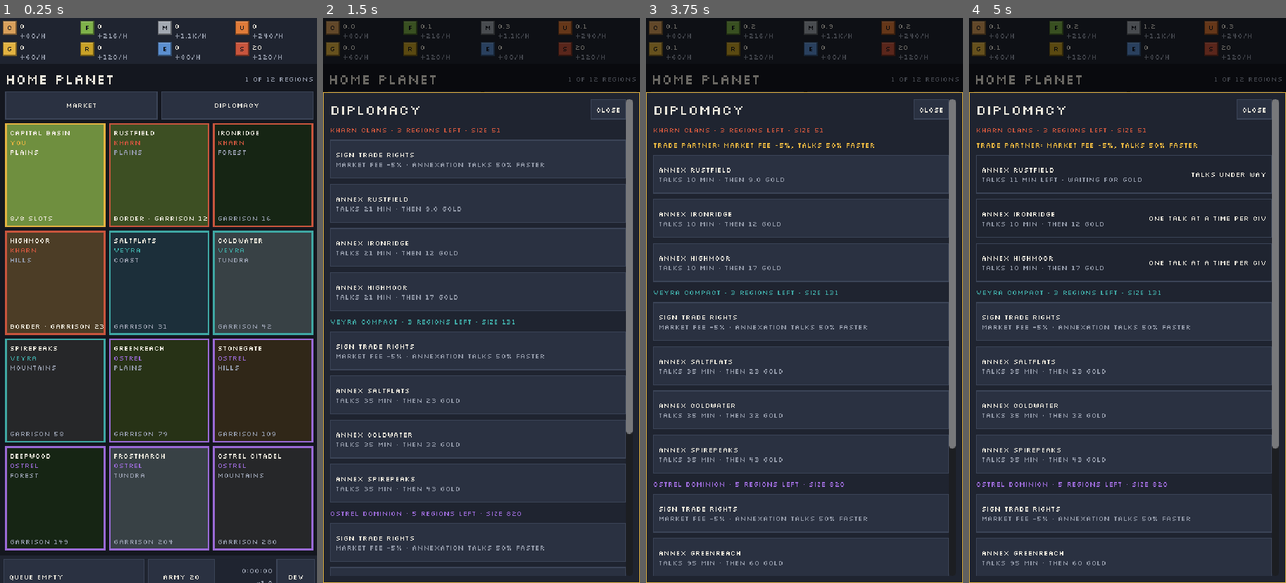
Above: before the commit, frames 1-4 (left to right).
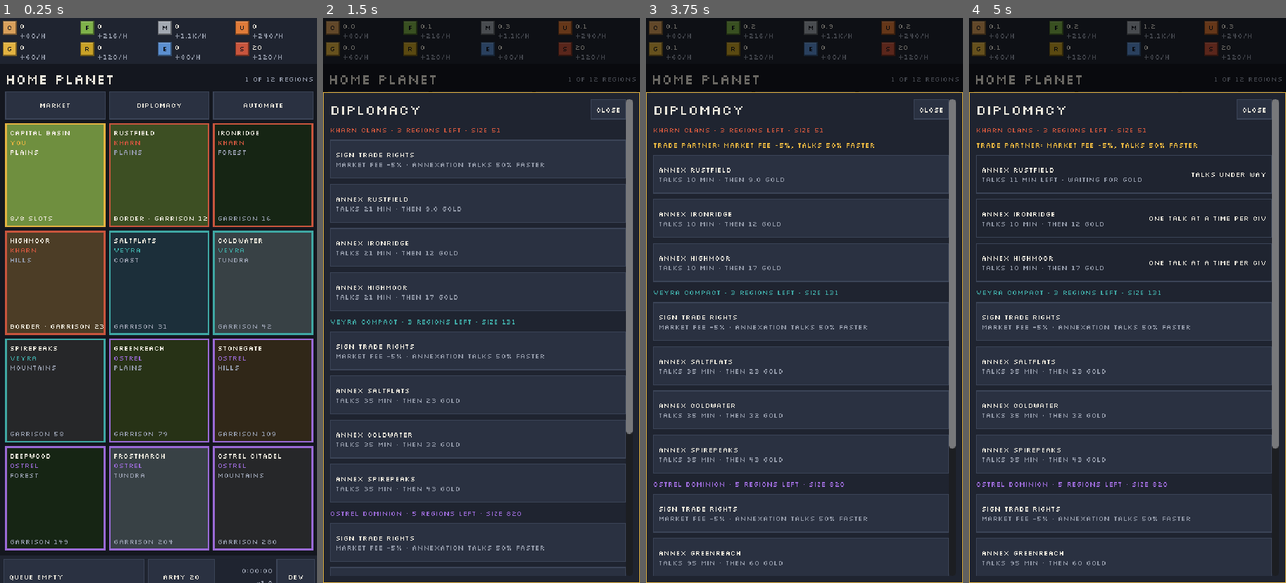
Above: after the commit, the same moments.

Repository: esa18098-lab/mobile-idle-sim
Game: Godot game, scene res://scenes/main.tscn
Same seed, same stepped clock (60 frames per second), same inputs: the game is played once before the commit and once after it.
Inputs (mouse positions are in pixels of both pictures, inside the frame that each line leads up to):
- Up to frame 1 (0.25 s): no input
- Up to frame 2 (1.5 s): click "Market" at 0.5 s; click "Diplomacy" at 1.25 s
- Up to frame 3 (3.75 s): click (909, 102) at 2 s, where only the run after the commit has a clickable "Automate"; click "Army 20" at 2.75 s; click (703, 176) at 3.5 s
- Up to frame 4 (5 s): click (1127, 176) at 4.25 s

The runs differ from the first frame. In frame 1, 0.3% of the frame differs, in the area x 12-90%, y 13-18%; in frame 2, less than 0.1%; in frame 3, less than 0.1%; in frame 4, less than 0.1%.

Commit message:
Milestone 8: automation; milestone 9 prep
- Automate sheet: auto-build to the Build Plan (row by regions held),
  focus picks which buildings get upgraded first, auto-attack on the
  weakest border region, auto-reinforce; all run offline and save
- Planet falls in ~3.8 h on automation alone, raids on, no region view
- Planet-won screen, conquest wall-clock stamps, Copy playtest log
- 'Android (Play)' export preset (Gradle, AAB); README release steps
- Pop-ups layer under sheets and clear on a new game
- 279 tests

Co-Authored-By: Claude Opus 5.5 <noreply@anthropic.com>
Claude-Session: https://claude.ai/code/session_014zrWYpqpnmhgDzUsSdW8W1

Diff:
--- a/scripts/game/game.gd
+++ b/scripts/game/game.gd
@@ -73,6 +73,7 @@
 	var soldiers_before: float = sim.soldiers
 	var first_event: int = sim.events.size()
 	sim.catch_up(seconds / 3600.0)
+	_stamp_events()
 	var gained := {}
 	for k in sim.res:
 		gained[k] = sim.res[k] - before[k]
@@ -132,6 +133,7 @@
 		return
 	_acc -= ticks
 	sim.advance(ticks * Sim.TICK_HOURS)
+	_stamp_events()
 	ticked.emit()
 	if _structure() != _signature:
 		_emit_changed()
@@ -188,6 +190,12 @@
 
 func cmd_withdraw(region_idx: int, n: int) -> bool:
 	return _after(sim.withdraw(region_idx, n))
+
+
+func cmd_automation(key: String, value) -> void:
+	sim.automation[key] = value
+	sim._automation_due = sim.hours   # act on it right away
+	_emit_changed()
 
 
 func cmd_auto_reinforce(on: bool) -> void:
@@ -223,6 +231,15 @@
 
 # --- internals ---------------------------------------------------------------
 
+## Wall-clock stamps on new events, for the playtest log.
+func _stamp_events() -> void:
+	var now := now_unix()
+	for i in range(sim.events.size() - 1, -1, -1):
+		if sim.events[i].has("unix"):
+			break
+		sim.events[i]["unix"] = now
+
+
 func _garrisons() -> int:
 	var t := 0.0
 	for reg in sim.regions:
@@ -252,4 +269,4 @@
 	for reg in sim.regions:
 		if reg.owner == Sim.PLAYER:
 			owned += 1 << reg.index
-	return "%d|%d|%d|%d|%d|%d" % [sim.buildings.size(), levels, …(134 unchanged characters)… , roundi(sim.soldiers), _garrisons()] + "|%d" % (sim.annexes.size() + sim.civs.values().filter(func(c): return c.trade).size() * 100)
+	return "%d|%d|%d|%d|%d|%d" % [sim.buildings.size(), levels, …(134 unchanged characters)… , roundi(sim.soldiers), _garrisons()] + str(sim.automation) + "|%d" % (sim.annexes.size() + sim.civs.values().filter(func(c): return c.trade).size() * 100)
--- a/scripts/sim/sim.gd
+++ b/scripts/sim/sim.gd
@@ -48,6 +48,21 @@
 var offline_losses := 0           ## regions lost during the current absence
 var rng := RandomNumberGenerator.new()
 const RNG_SEED := 20261118
+
+# --- automation (milestone 8): standing orders that play the planet for you ----
+## build: keep the economy on the sheet's Build Plan for your next target.
+## focus: which buildings get upgraded first (balanced, military, industry, food).
+## attack: train for and take the weakest region on your border, one at a time.
+var automation := {"build": false, "focus": "balanced", "attack": false, "on_capture": "Occupy"}
+const FOCUS_TYPES := {
+	"balanced": [],
+	"military": ["barracks", "factory_rations", "factory_equipment", "home"],
+	"industry": ["mine", "fuel_extractor"],
+	"food": ["farm", "home"],
+}
+const AUTOMATION_EVERY_HOURS := 10.0 / 3600.0
+var _automation_due := 0.0
+var planet_won_at := -1.0      ## game hours when the last region became yours
 
 # --- derived, cached ---------------------------------------------------------
 var _rates_dirty := true
@@ -838,7 +853,13 @@
 
 
 func _resolve_events() -> void:
+	if planet_won_at < 0.0 and regions.all(func(r): return r.owner == PLAYER):
+		planet_won_at = hours
+		_log("Home planet won in %.2f h" % hours, "planet_won")
 	_maybe_launch_npc_attack()
+	if hours >= _automation_due:
+		_automation_due = hours + AUTOMATION_EVERY_HOURS
+		_automate()
 	for raid in npc_raids.duplicate():
 		if raid.battle_ends_at < 0.0 and hours + 1e-9 >= raid.warning_ends_at:
 			_raid_warning_over(raid)
@@ -896,6 +917,100 @@
 
 
 # =============================================================================
+# Automation
+# =============================================================================
+
+## The Build Plan row automation follows. Row N is the economy for attacking
+## with N-1 regions held, so it goes by how many you hold, in whatever order
+## you took them.
+func automation_step() -> int:
+	var held := 0
+	for reg in regions:
+		if reg.owner == PLAYER:
+			held += 1
+	return clampi(held + 1, 2, regions.size())
+
+
+func _automate() -> void:
+	if automation.build and queue.is_empty():
+		_auto_build()
+	if automation.attack:
+		_auto_attack()
+
+
+func _auto_build() -> void:
+	var plan := plan_for_region(automation_step())
+	for type in plan.counts:
+		if count_type(type) >= plan.counts[type]:
+			continue
+		var where := _auto_slot()
+		if where > 0:
+			queue_build(type, where)
+			return
+	var total := 0
+	for bd in buildings:
+		total += bd.level
+	if total < roundi(plan.avg_level * mini(plan.total, buildings.size())) and not buildings.is_empty():
+		queue_upgrade(_auto_upgrade_pick())
+
+
+## Free captured buildings first, then the first empty slot.
+func _auto_slot() -> int:
+	for reg in regions:
+		if reg.owner == PLAYER and reg.kept_credits > 0 and open_slots(reg.index) > 0:
+			return reg.index
+	for reg in regions:
+		if reg.owner == PLAYER and open_slots(reg.index) > 0:
+			return reg.index
+	return -1
+
+
+## The lowest-level building of the focus types (any type if balanced).
+func _auto_upgrade_pick() -> int:
+	var focus: Array = FOCUS_TYPES.get(automation.focus, [])
+	var best := {}
+	for bd in buildings:
+		var in_focus: bool = focus.is_empty() or bd.type in focus
+		var best_in: bool = not best.is_empty() and (focus.is_empty() or best.type in focus)
+		if best.is_empty() or (in_focus and not best_in) or (in_focus == best_in and bd.level < best.level):
+			best = bd
+	return best.id
+
+
+## The weakest enemy region on your border (fewest soldiers needed), skipping
+## civilizations you're in talks with.
+func auto_attack_target() -> int:
+	var best := -1
+	var best_need := INF
+	for reg in regions:
+		if reg.owner == PLAYER:
+			continue
+		var blk := attack_blocker(reg.index, 1)
+		if not (blk == "" or blk.begins_with("Only")):   # only "not enough soldiers yet" is fine
+			continue
+		if annexes.any(func(a): return region(a.region).civ == reg.owner):
+			continue
+		var need := Combat.soldiers_needed(reg.garrison, reg.defense_mod, b)
+		if need < best_need:
+			best_need = need
+			best = reg.index
+	return best
+
+
+func _auto_attack() -> void:
+	if not battles.is_empty():
+		return
+	var target := auto_attack_target()
+	if target < 0:
+		return
+	var reg := region(target)
+	var need := Combat.soldiers_needed(reg.garrison, reg.defense_mod, b)
+	train_target = maxf(train_target, need)
+	if soldiers + 1e-6 >= need:
+		attack(target, need, automation.on_capture)
+
+
+# =============================================================================
 # NPC attacks. Only launched while the app is open. They come from an enemy
 # region on your border, aim at your weakest bordering region (never the
 # capital), and give a warning first. Trade partners and civilizations in
@@ -1036,11 +1151,22 @@
 		"version": SAVE_VERSION, "hours": hours, "res": res.duplicate(), "soldiers": soldiers,
 		"train_target": train_target, "buildings": buildings.duplicate(true), "regions": regs,
 		"civs": civ_state, "queue": queue.duplicate(true), "battles": battles.duplicate(true),
-		"annexes": annexes.duplicate(true), "events": events.slice(maxi(0, events.size() - 50)),
+		"annexes": annexes.duplicate(true), "events": _events_to_save(),
 		"next_id": next_id, "razed_count": razed_count, "raze_penalty": raze_penalty, "market_recent": recent,
 		"npc_raids": npc_raids.duplicate(true), "next_npc_attack_at": next_npc_attack_at,
 		"auto_reinforce": auto_reinforce, "rng_state": str(rng.state), "npc_attacks_enabled": npc_attacks_enabled,
+		"automation": automation.duplicate(), "planet_won_at": planet_won_at,
 	}
+
+
+## The last 50 events, plus every conquest (the playtest log needs them all).
+func _events_to_save() -> Array:
+	var keep: Array = []
+	var cut := maxi(0, events.size() - 50)
+	for i in events.size():
+		if i >= cut or events[i].kind in ["captured", "annexed", "raid_lost", "planet_won"]:
+			keep.append(events[i])
+	return keep
 
 
 func apply_dict(d: Dictionary) -> void:
@@ -1077,7 +1203,10 @@
 		annexes.append({"region": int(a.region), "ends_at": float(a.ends_at), "paid": bool(a.paid)})
 	events = []
 	for e in d.events:
-		events.append({"hours": float(e.hours), "text": e.text, "kind": e.kind, "region": int(e.region)})
+		var ev := {"hours": float(e.hours), "text": e.text, "kind": e.kind, "region": int(e.region)}
+		if e.has("unix"):
+			ev["unix"] = float(e.unix)
+		events.append(ev)
 	next_id = int(d.next_id)
 	razed_count = int(d.razed_count)
 	raze_penalty = bool(d.raze_penalty)
@@ -1091,11 +1220,26 @@
 	next_npc_attack_at = float(d.get("next_npc_attack_at", next_npc_attack_at))
 	auto_reinforce = bool(d.get("auto_reinforce", true))
 	npc_attacks_enabled = bool(d.get("npc_attacks_enabled", true))
+	planet_won_at = float(d.get("planet_won_at", -1.0))
+	if d.has("automation"):
+		for k in d.automation:
+			automation[k] = d.automation[k]
 	if d.has("rng_state"):
 		rng.state = int(d.rng_state)
 	_rates_dirty = true
 
 
+## Playtest log: one CSV line per region taken, in game hours, so real play can
+## be set against the sheet (tools/sheet_model.py). `unix` is wall-clock time.
+func playtest_log() -> String:
+	var lines: PackedStringArray = ["event,region,name,game_hours,unix"]
+	for e in events:
+		if e.kind in ["captured", "annexed", "raid_lost", "planet_won"]:
+			var name: String = region(e.region).name if e.region > 0 else ""
+			lines.append("%s,%d,%s,%.4f,%d" % [e.kind, e.region, name, e.hours, int(e.get("unix", 0))])
+	return "\n".join(lines)
+
+
 func _add_building(type: String, level: int, region_idx: int) -> void:
 	buildings.append({"id": next_id, "type": type, "level": level, "region": region_idx})
 	next_id += 1
--- a/scripts/ui/main_screen.gd
+++ b/scripts/ui/main_screen.gd
@@ -57,8 +57,8 @@
 	col.add_child(_content)
 
 	col.add_child(_bottom_bar())
-	_build_sheet_layer()
 	# Pop-ups stack just above the bottom bar, clear of the resource bar and raid lines.
+	# Added before the sheet layer so an open sheet covers them.
 	_toast_box = VBoxContainer.new()
 	_toast_box.set_anchors_and_offsets_preset(Control.PRESET_BOTTOM_WIDE, Control.PRESET_MODE_MINSIZE, 6)
 	_toast_box.offset_bottom = -56
@@ -66,6 +66,7 @@
 	_toast_box.alignment = BoxContainer.ALIGNMENT_END
 	_toast_box.mouse_filter = Control.MOUSE_FILTER_IGNORE
 	add_child(_toast_box)
+	_build_sheet_layer()
 	_seen_events = Game.sim.events.size()
 
 	Game.changed.connect(_on_changed)
@@ -113,6 +114,7 @@
 	view.region_tapped.connect(show_region)
 	view.market_tapped.connect(func(): _open_sheet(_market_sheet))
 	view.diplomacy_tapped.connect(func(): _open_sheet(_diplomacy_sheet))
+	view.automate_tapped.connect(func(): _open_sheet(_automation_sheet))
 
 
 func show_region(idx: int) -> void:
@@ -138,7 +140,15 @@
 	_content.add_child(v)
 
 
+var _last_sim = null
+
 func _on_changed() -> void:
+	if Game.sim != _last_sim:   # new game or loaded save: drop the old game's pop-ups
+		_last_sim = Game.sim
+		for c in _toast_box.get_children():
+			c.queue_free()
+		_seen_events = Game.sim.events.size()
+		_refresh_raid_banner()
 	if view and view.has_method("rebuild"):
 		view.rebuild()
 	resource_bar.refresh()
@@ -251,6 +261,8 @@
 	while _seen_events < events.size():
 		var e: Dictionary = events[_seen_events]
 		_seen_events += 1
+		if e.kind == "planet_won":
+			_open_sheet(_won_sheet)
 		if e.kind in ["captured", "battle_lost", "annexed", "raid_warning", "raid_repelled", "raid_lost"]:
 			toast(e.text, Look.BAD if e.kind in ["battle_lost", "raid_warning", "raid_lost"] else Look.ACCENT)
 
@@ -588,7 +600,7 @@
 	_sheet_box.add_child(info)
 
 	var auto := _row_button(null, "Auto-reinforce: %s" % ("ON" if sim.auto_reinforce else "OFF"),
-		"When an attack's warning ends, soldiers at home move in to hold the region.", "tap to switch",
+		"When an attack's warning ends, soldiers at home move in to hold the region.", "",
 		func(): Game.cmd_auto_reinforce(not sim.auto_reinforce))
 	auto.name = "auto_reinforce"
 	_sheet_box.add_child(auto)
@@ -639,6 +651,81 @@
 		l.autowrap_mode = TextServer.AUTOWRAP_WORD_SMART
 		_sheet_box.add_child(l)
 	_seen_events = Game.sim.events.size()   # already shown here, no toasts
+
+
+# --- planet won ----------------------------------------------------------------
+
+func _won_sheet() -> void:
+	var sim = Game.sim
+	_sheet_title("Home planet won")
+	var h: float = sim.planet_won_at
+	_sheet_box.add_child(Look.label("All 12 regions in %dh %02dm of game time." % [int(h), int(h * 60.0) % 60], Look.FONT_SIZE, Look.ACCENT))
+	var lines: PackedStringArray = []
+	for e in sim.events:
+		if e.kind in ["captured", "annexed"]:
+			lines.append("%5.2f h  %s %s" % [e.hours, "took" if e.kind == "captured" else "annexed", sim.region(e.region).name])
+	var l := Look.label("\n".join(lines), Look.FONT_SMALL, Look.TEXT)
+	l.name = "times"
+	_sheet_box.add_child(l)
+	var copy := _row_button(null, "Copy playtest log", "Paste it into a message to send your times.", "", func():
+		DisplayServer.clipboard_set(sim.playtest_log())
+		toast("Playtest log copied."))
+	copy.name = "copy_log"
+	_sheet_box.add_child(copy)
+	_sheet_box.add_child(Look.label("Next: the station, and the solar system.", Look.FONT_SMALL, Look.DIM))
+
+
+# --- automation ---------------------------------------------------------------
+
+func _automation_sheet() -> void:
+	var sim = Game.sim
+	var a: Dictionary = sim.automation
+	_sheet_title("Automate")
+	var intro := Look.label("Standing orders. They keep running while you're away.", Look.FONT_SMALL, Look.DIM)
+	intro.autowrap_mode = TextServer.AUTOWRAP_WORD_SMART
+	_sheet_box.add_child(intro)
+	var build := _row_button(null, "Auto-build: %s" % ("ON" if a.build else "OFF"),
+		"Builds and upgrades to the plan for your next region (step %d)." % sim.automation_step(), "",
+		func(): Game.cmd_automation("build", not a.build))
+	build.name = "auto_build"
+	_sheet_box.add_child(build)
+	_sheet_box.add_child(Look.label("Focus: which buildings get upgraded first", Look.FONT_SIZE))
+	var row := HBoxContainer.new()
+	row.add_theme_constant_override("separation", 4)
+	for f in ["balanced", "military", "industry", "food"]:
+		var fb := Button.new()
+		fb.name = "focus_" + f
+		fb.text = f.capitalize()
+		fb.size_flags_horizontal = Control.SIZE_EXPAND_FILL
+		fb.custom_minimum_size = Vector2(0, 36)
+		if a.focus == f:
+			fb.add_theme_color_override("font_color", Look.ACCENT)
+			fb.add_theme_stylebox_override("normal", Look.flat_box(Look.PANEL_HI, Look.ACCENT, 1, 6))
+		fb.pressed.connect(func(): Game.cmd_automation("focus", f))
+		row.add_child(fb)
+	_sheet_box.add_child(row)
+	var target: int = sim.auto_attack_target()
+	var attack := _row_button(null, "Auto-attack: %s" % ("ON" if a.attack else "OFF"),
+		("Next: %s" % sim.region(target).name if target > 0 else "No region on your border to attack") + " · then %s" % a.on_capture.to_lower(),
+		"", func(): Game.cmd_automation("attack", not a.attack))
+	attack.name = "auto_attack"
+	_sheet_box.add_child(attack)
+	var cap := HBoxContainer.new()
+	cap.add_theme_constant_override("separation", 4)
+	for m in ["Occupy", "Raze"]:
+		var mb := Button.new()
+		mb.text = m
+		mb.size_flags_horizontal = Control.SIZE_EXPAND_FILL
+		mb.custom_minimum_size = Vector2(0, 32)
+		if a.on_capture == m:
+			mb.add_theme_color_override("font_color", Look.ACCENT)
+		mb.pressed.connect(func(): Game.cmd_automation("on_capture", m))
+		cap.add_child(mb)
+	_sheet_box.add_child(cap)
+	var reinforce := _row_button(null, "Auto-reinforce: %s" % ("ON" if sim.auto_reinforce else "OFF"),
+		"Soldiers at home move in when an attack's warning ends.", "",
+		func(): Game.cmd_auto_reinforce(not sim.auto_reinforce))
+	_sheet_box.add_child(reinforce)
 
 
 # --- diplomacy ----------------------------------------------------------------
@@ -761,6 +848,8 @@
 		close_sheet()
 		if idx > 0:
 			show_region(idx)))
+	_sheet_box.add_child(_row_button(null, "Playtest log", "Times for every region taken so far", "", func():
+		_open_sheet(_won_sheet)))
 	_sheet_box.add_child(_row_button(null, "New game", "Throws away this run", "", func():
 		Game.new_game()
 		close_sheet()
--- a/scripts/ui/planet_view.gd
+++ b/scripts/ui/planet_view.gd
@@ -7,6 +7,7 @@
 signal region_tapped(region_idx: int)
 signal market_tapped
 signal diplomacy_tapped
+signal automate_tapped
 
 const COLUMNS := 3
 
@@ -36,7 +37,7 @@
 	add_child(head)
 	var nav := HBoxContainer.new()
 	nav.add_theme_constant_override("separation", 4)
-	for pair in [["Market", market_tapped], ["Diplomacy", diplomacy_tapped]]:
+	for pair in [["Market", market_tapped], ["Diplomacy", diplomacy_tapped], ["Automate", automate_tapped]]:
 		var bt := Button.new()
 		bt.name = pair[0].to_lower()
 		bt.text = pair[0]
--- a/tests/run_tests.gd
+++ b/tests/run_tests.gd
@@ -64,6 +64,8 @@
 	_finished("test_npc_offline", test_npc_offline(b))
 	_finished("test_npc_playthrough", test_npc_playthrough(b))
 	_finished("test_ui_raids", test_ui_raids())
+	_finished("test_automation", test_automation(b))
+	_finished("test_ui_automation_only", test_ui_automation_only())
 
 	print("\n%d passed, %d failed, %d skipped" % [_passed, _failed, _skipped])
 	quit(1 if _failed > 0 else 0)
@@ -754,6 +756,66 @@
 	return true
 
 
+# --- milestone 8: automation ----------------------------------------------------
+
+func test_automation(b) -> bool:
+	var sim = Sim.new_home_planet(b)
+	sim.region(2).owner = Sim.PLAYER    # holding 2 regions puts automation on plan step 3 (avg level 1.35)
+	sim._rates_dirty = true
+	sim.automation.build = true
+	sim.automation.focus = "industry"
+	sim.res.metal = 5000.0
+	sim.res.fuel = 5000.0
+	sim.res.gold = 5000.0
+	sim.advance(0.05)
+	var mines = sim.buildings.filter(func(x): return x.type == "mine")
+	var others = sim.buildings.filter(func(x): return x.type != "mine" and x.type != "fuel_extractor")
+	_check("auto-build: fills Rustfield to the plan", sim.buildings.size() == 12)
+	var fuel = sim.buildings.filter(func(x): return x.type == "fuel_extractor")
+	_check("auto-build: industry focus upgrades mines and fuel first", mines.all(func(x): return x.level > 1) and fuel.all(func(x): return x.level > 1) and others.all(func(x): return x.level == 1))
+	var away = Sim.new_home_planet(b)
+	away.automation.build = true
+	away.automation.attack = true
+	away.catch_up(8.0)
+	var held: int = away.regions.filter(func(r): return r.owner == Sim.PLAYER).size()
+	_check("automation: keeps playing while you're away (%d regions after 8 h)" % held, held >= 8)
+	var j := JSON.stringify(away.to_dict(), "", true, true)
+	var c = Sim.new_home_planet(b)
+	c.apply_dict(JSON.parse_string(j))
+	_check("automation: settings survive a save", c.automation.build and c.automation.attack)
+	return true
+
+
+## Milestone 8 "done when": the planet can be finished without ever opening a
+## region view: only the Automate sheet, raids on.
+func test_ui_automation_only() -> bool:
+	var game := _game()
+	var main := _main_screen()
+	main.view.find_child("automate", true, false).pressed.emit()
+	main._sheet_box.get_node("auto_build").pressed.emit()
+	main._sheet_box.get_node("auto_attack").pressed.emit()
+	main._sheet_box.find_child("focus_military", true, false).pressed.emit()
+	main.close_sheet()
+	_check("automate: switched on through the sheet", game.sim.automation.build and game.sim.automation.attack and game.sim.automation.focus == "military")
+	_check("automate: raids are on", game.sim.npc_attacks_enabled)
+	var opened_region := false
+	var t := 0
+	while game.sim.regions.any(func(r): return r.owner != Sim.PLAYER) and game.sim.hours < 8.0:
+		game.advance_seconds(600)
+		t += 1
+		opened_region = opened_region or main.view.has_signal("move_soldiers")
+	_check("automate: the whole planet falls without opening a region (%.2f h)" % game.sim.hours, game.sim.regions.all(func(r): return r.owner == Sim.PLAYER) and not opened_region)
+	_check("automate: under the 6 h cap", game.sim.hours <= 6.0)
+	main._process(1.0)
+	_check("won: the planet-won sheet opens", main._sheet_layer.visible and main._sheet_box.has_node("times"))
+	var log: String = game.sim.playtest_log()
+	var lines := log.split("\n")
+	_check("won: playtest log has every region and the finish (%d lines)" % lines.size(), lines.size() >= 13 and lines[-1].begins_with("planet_won"))
+	_check("won: log lines carry wall-clock stamps", not lines[1].ends_with(",0"))
+	main.queue_free()
+	return true
+
+
 func test_storage_cap() -> bool:
 	var capped := BalanceData.new()
 	capped.load_dir()
--- a/tools/shots.gd
+++ b/tools/shots.gd
@@ -95,6 +95,12 @@
 		["raid_region", func():
 			_main.show_region(Game.sim.npc_raids[0].target)
 			_main._process(1.0)],
+		["automate", func():
+			Game.new_game()
+			Game.cmd_automation("build", true)
+			Game.cmd_automation("focus", "military")
+			_main.show_planet()
+			_main._open_sheet(_main._automation_sheet)],
 	]
 
 
Not shown, changed: export_presets.cfg
